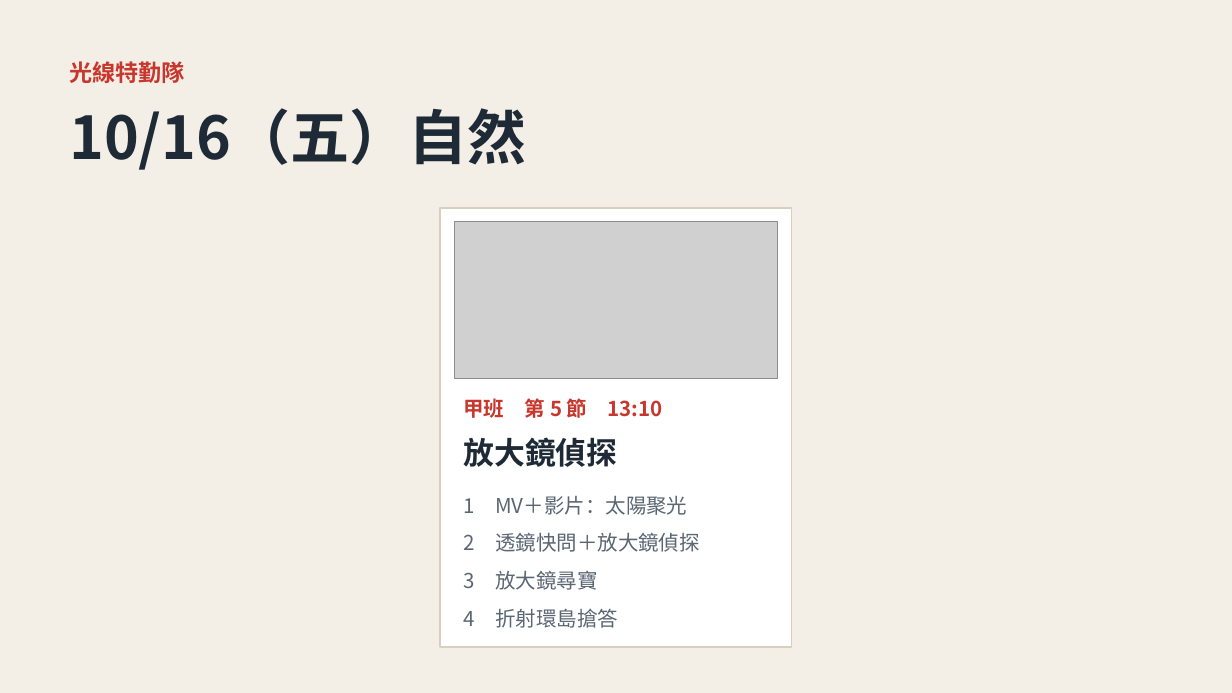
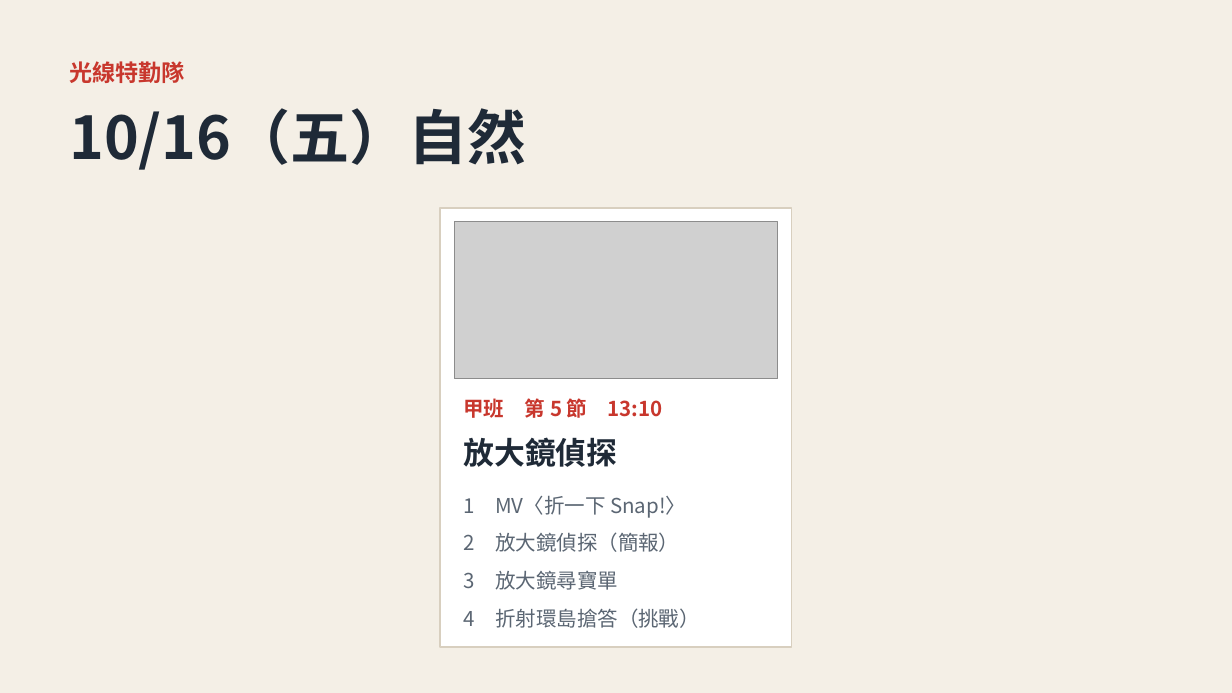
Before and after one commit to classtools1020/sports-results, a slide deck: slide 1 of f8f9fc3bd1/slides.pptx. Drawn at 1232x693 pixels with LibreOffice and Linux fonts; fonts in the diff are those of the drawing; grey boxes stand for pictures. Boxes give left, top, right and bottom in pixels: in the first picture for what was removed or moved away, otherwise in the second. Text is boxed around its words. In the diff, an @@ line names an element or a change of style, - is before the commit and + after.

```diff
--- a/f8f9fc3bd1/slides.pptx
+++ b/f8f9fc3bd1/slides.pptx
@@ text at (464,496,686,518): text changed @@
-1 MV＋影片：太陽聚光
+1 MV〈折一下 Snap!〉
@@ text at (464,532,679,552): text changed @@
-2 透鏡快問＋放大鏡偵探
+2 放大鏡偵探（簡報）
@@ text at (464,571,618,590): text changed @@
-3 放大鏡尋寶
+3 放大鏡尋寶單
@@ text at (464,608,700,628): text changed @@
-4 折射環島搶答
+4 折射環島搶答（挑戰）
```
Also in this commit, not shown: 3 other slides changed, 2 slides removed, 3 other files.
